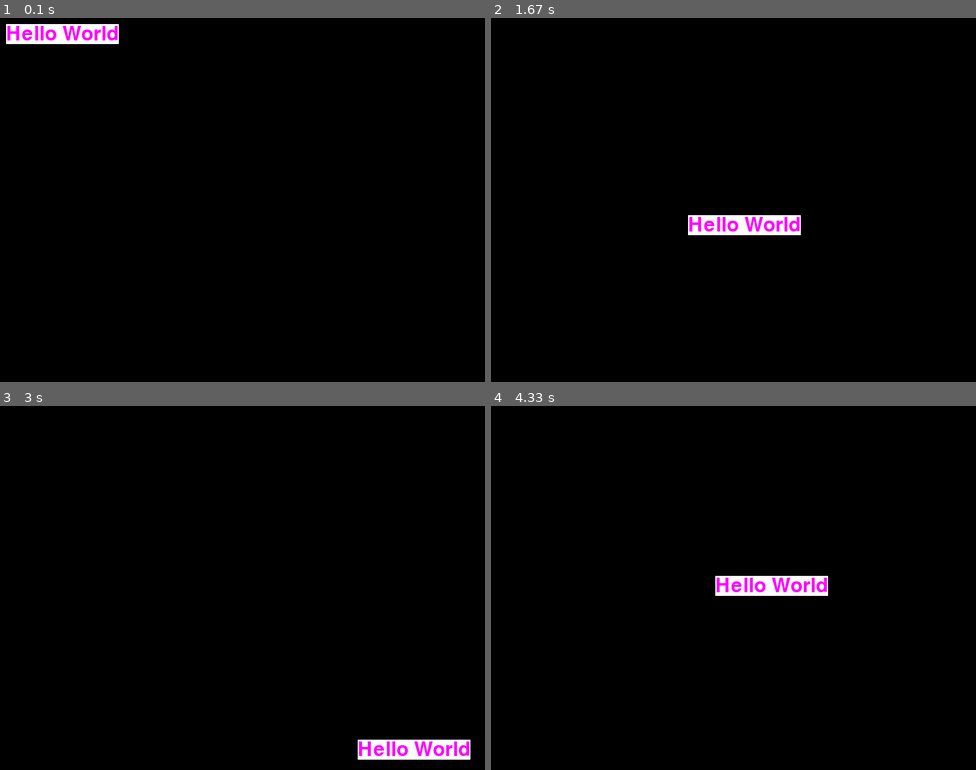
Above: before the commit, frames 1-4 (two rows, left to right).
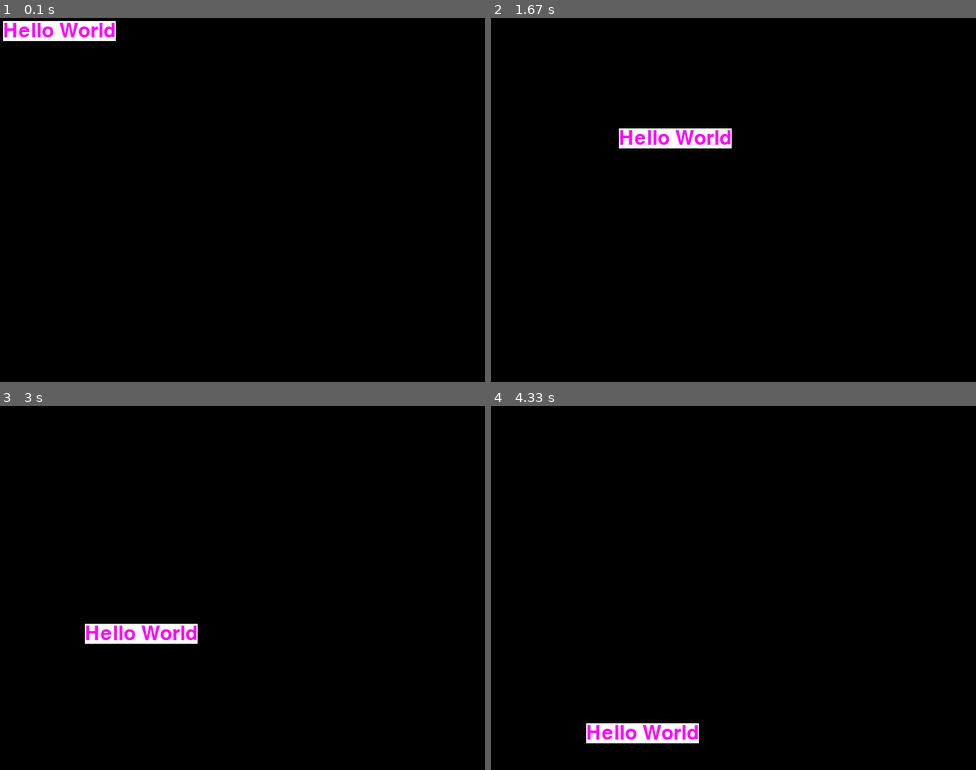
Above: after the commit, the same moments.

Repository: nmodi007/PyGames
Game: pygame game, started from MovingThings.py
Two runs of this game, one before a commit and one after it. Both use one fixed random seed, a clock stepped at 60 frames per second and the inputs below.
Inputs (mouse positions are in pixels of both pictures, inside the frame that each line leads up to):
- Up to frame 1 (0.1 s): no input
- Up to frame 2 (1.67 s): click "Hello World" at 0.38 s; click (782, 280) at 0.72 s; click (912, 327) at 1.05 s; click (617, 127) at 1.38 s
- Up to frame 3 (3 s): click (242, 631) at 1.72 s; click (174, 511) at 2.05 s; click (412, 682) at 2.38 s; click (87, 624) at 2.72 s
- Up to frame 4 (4.33 s): click (592, 518) at 3.05 s; click (617, 653) at 3.38 s; click (908, 671) at 3.72 s; click (588, 722) at 4.05 s

The runs differ from the first frame. In frame 1, 1.1% of the frame differs, in the area x 0-25%, y 0-8%; in frame 2, 2.6%, in the area x 26-64%, y 30-60%; in frame 3, 2.6%; in frame 4, 2.6%.

Commit message:
demos how to get mouse position and text follows the mouse and the text doesn't go outside the window.

Diff:
--- a/MovingThings.py
+++ b/MovingThings.py
@@ -31,15 +31,17 @@
 
     screen.fill((0, 0, 0))
 
+    mouse_position = pygame.mouse.get_pos()
+
+    x, y = mouse_position
+
+    if x + hello_world_size[0] > 800:
+        x = 800 - hello_world_size[0]
+
+    if y + hello_world_size[1] > 600:
+        y = 600 - hello_world_size[1]
+
+
     screen.blit(hello_world, (x, y))  # use blit to place objects on the screen. provide x, y coordinates
 
-    x += 5 * directionX
-    y += 5 * directionY
-
-    if x + hello_world_size[0] > 800 or x <= 0:
-        directionX *= -1
-
-    if y + hello_world_size[1] > 600 or y <= 0:
-        directionY *= -1
-
     pygame.display.update()
